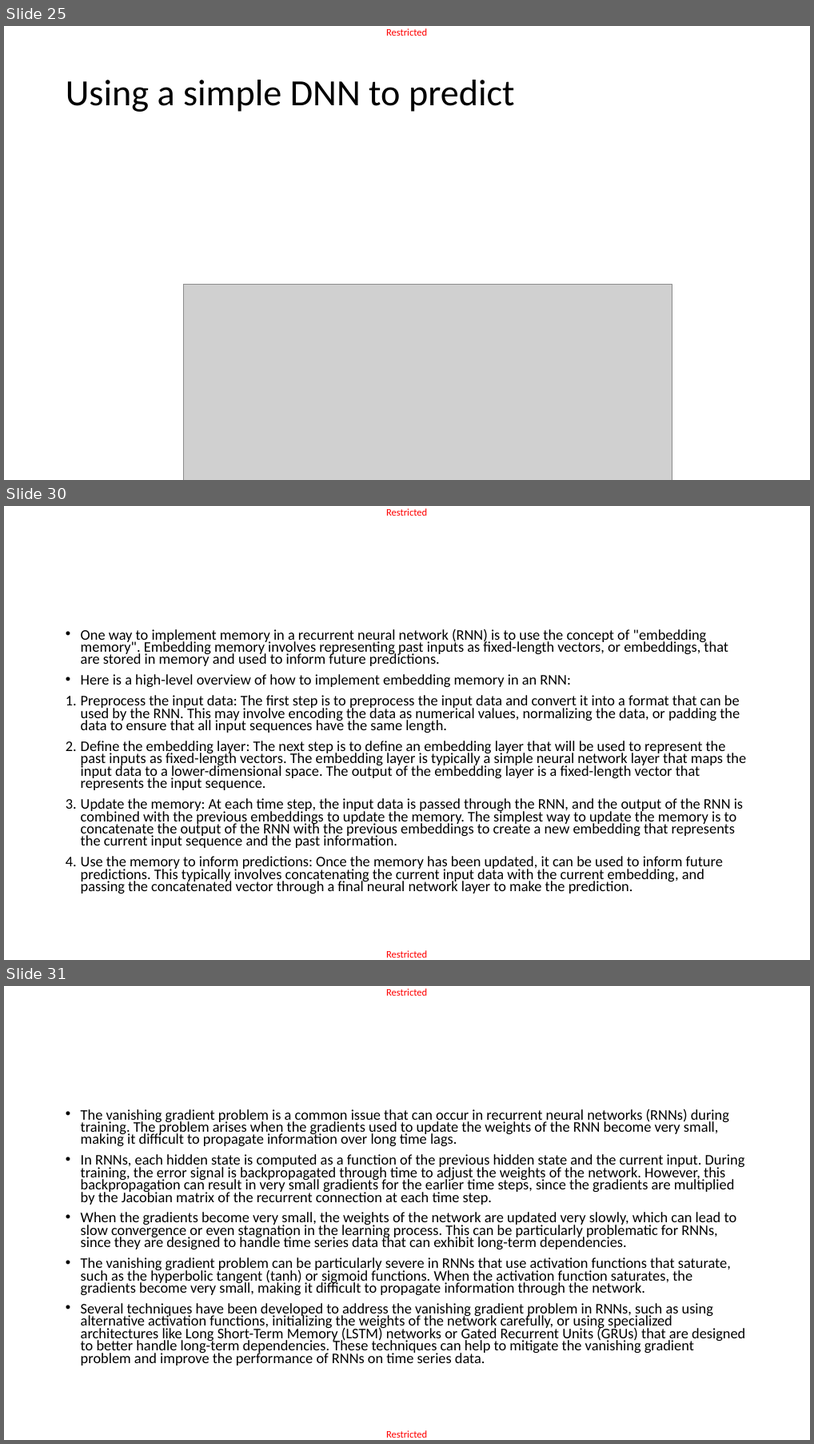
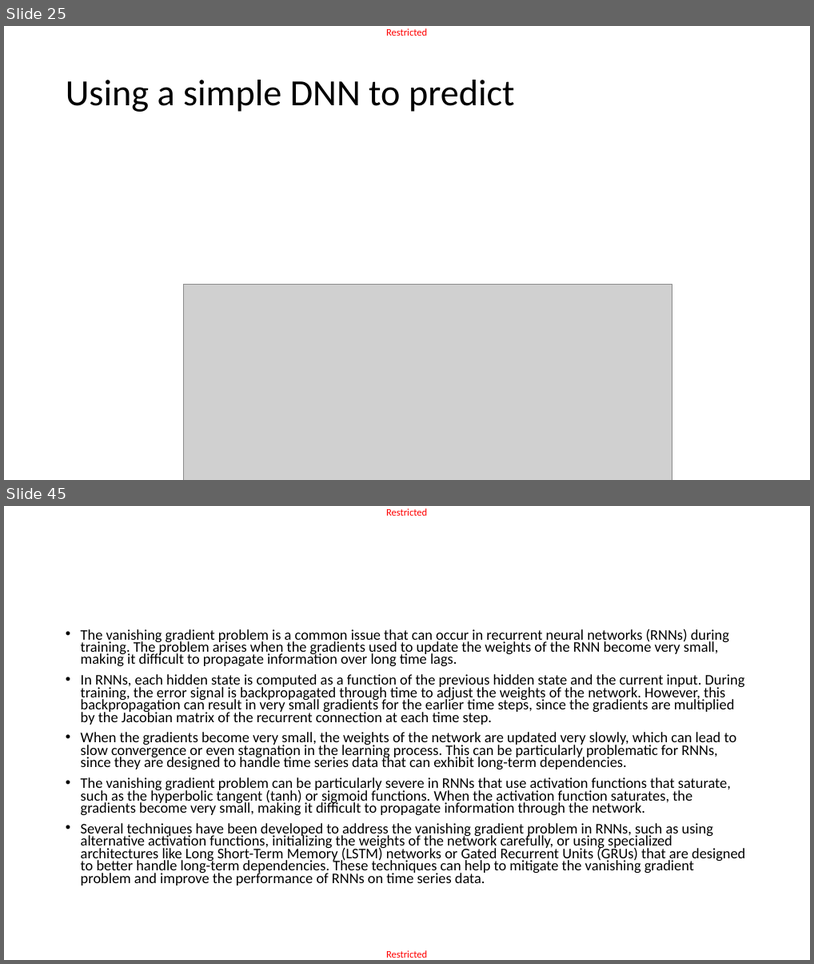
Before and after one commit to matthieudemari/SUTD_DL_50_039, a slide deck: W6/0. All/W6.pptx. Shown one above the other, each under a label of ours: slides 25, 30 and 31 before the commit, slides 25 and 45 after it; the slides between them are not shown. The pictures are 814x1444 and 814x964 pixels, drawn with LibreOffice and Linux fonts; fonts in the diff are those of the drawing; grey boxes stand for pictures. Boxes give left, top, right and bottom in pixels: in the first picture for what was removed or moved away, otherwise in the second. Text is boxed around its words. In the diff, an @@ line names an element or a change of style, - is before the commit and + after.

```diff
--- a/W6/0. All/W6.pptx
+++ b/W6/0. All/W6.pptx
@@ slide 30 removed at <box>4,506,810,960</box>, background #FFFFFF; not listed: 2 template elements that a slide beside it also shows @@
@@ text removed at <box>81,629,746,893</box> @@
-• One way to implement memory in a recurrent neural network (RNN) is to use the concept of "embedding memory". Embedding memory involves representing past inputs as fixed-length vectors, or embeddings, that are stored in memory and used to inform future predictions.
-• Here is a high-level overview of how to implement embedding memory in an RNN:
-1. Preprocess the input data: The first step is to preprocess the input data and convert it into a format that can be used by the RNN. This may involve encoding the data as numerical values, normalizing the data, or padding the data to ensure that all input sequences have the same length.
-2. Define the embedding layer: The next step is to define an embedding layer that will be used to represent the past inputs as fixed-length vectors. The embedding layer is typically a simple neural network layer that maps the input data to a lower-dimensional space. The output of the embedding layer is a fixed-length vector that represents the input sequence.
-3. Update the memory: At each time step, the input data is passed through the RNN, and the output of the RNN is combined with the previous embeddings to update the memory. The simplest way to update the memory is to concatenate the output of the RNN with the previous embeddings to create a new embedding that represents the current input sequence and the past information.
-4. Use the memory to inform predictions: Once the memory has been updated, it can be used to inform future predictions. This typically involves concatenating the current input data with the current embedding, and passing the concatenated vector through a final neural network layer to make the prediction.
@@ what was slide 31 is now slide 45 @@
```
Also in this commit, not shown: 7 slides changed, 17 slides added, 2 other slides removed, 2 other files.
